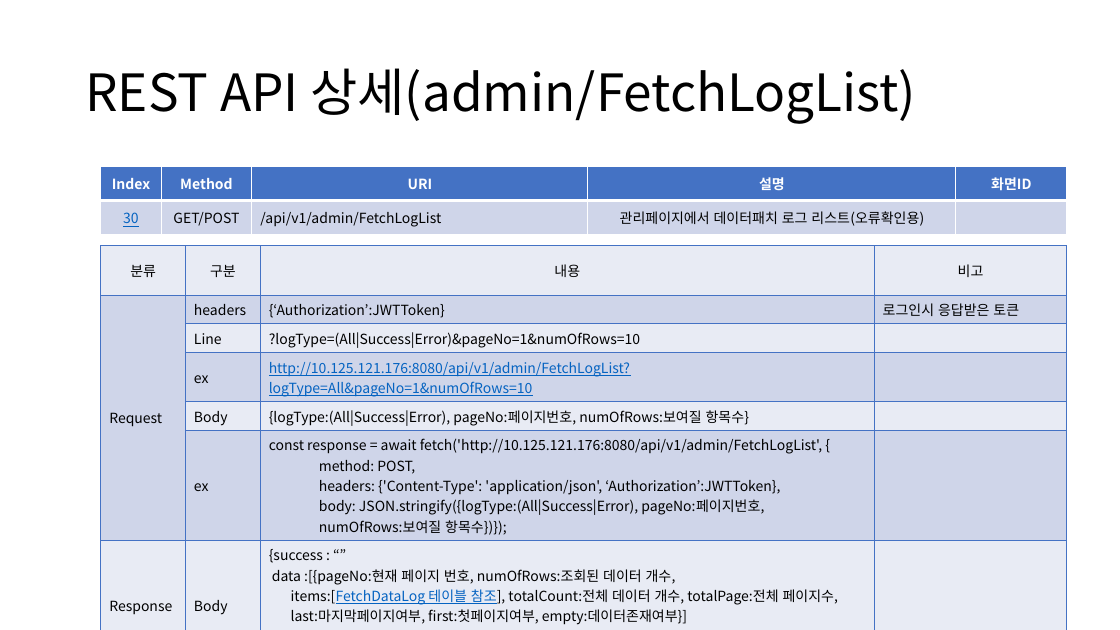
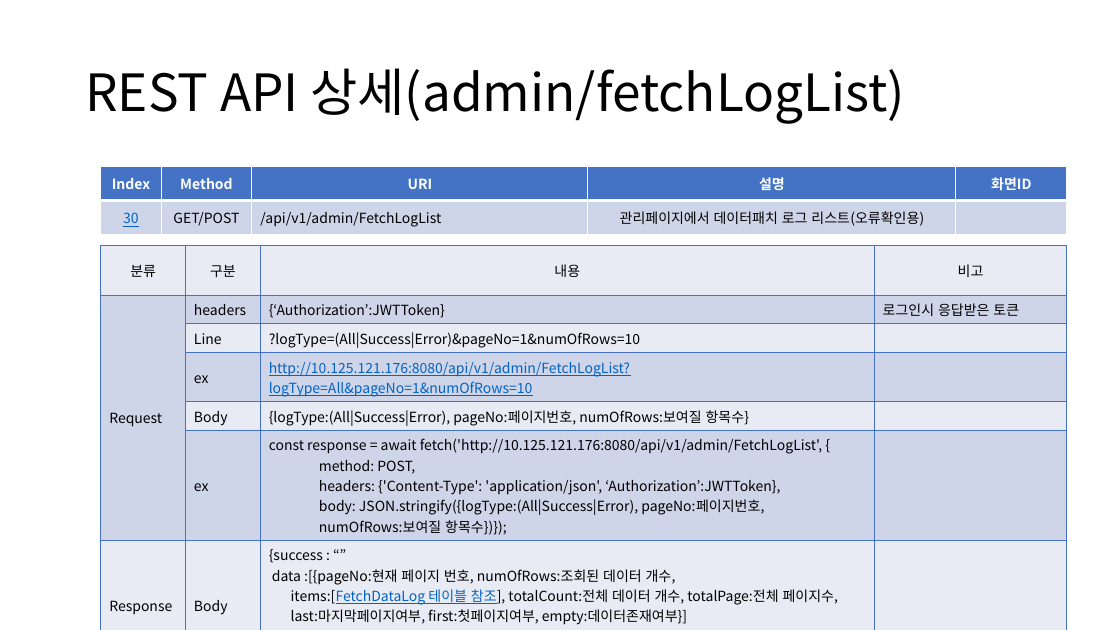
Before and after one commit to sujidaddy/workspace_miniproject, a slide deck: slide 54 of 미니프로젝트계획서제출용.pptx. Drawn at 1120x630 pixels with LibreOffice and Linux fonts; fonts in the diff are those of the drawing. Boxes give left, top, right and bottom in pixels: in the first picture for what was removed or moved away, otherwise in the second. Text is boxed around its words. In the diff, an @@ line names an element or a change of style, - is before the commit and + after.

```diff
--- a/미니프로젝트계획서제출용.pptx
+++ b/미니프로젝트계획서제출용.pptx
@@ title at <box>85,68,904,124</box>: text changed @@
-REST API 상세(admin/FetchLogList)
+REST API 상세(admin/fetchLogList)
```
Also in this commit, not shown: 3 other slides changed, 1 slide added.
